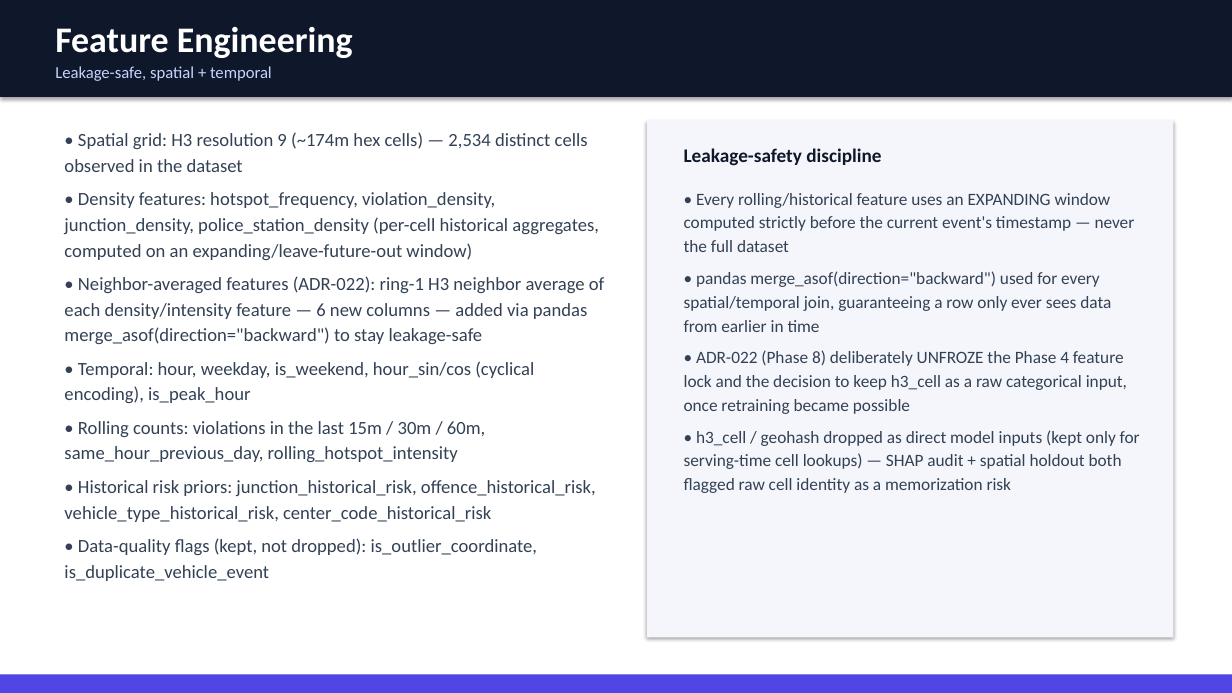
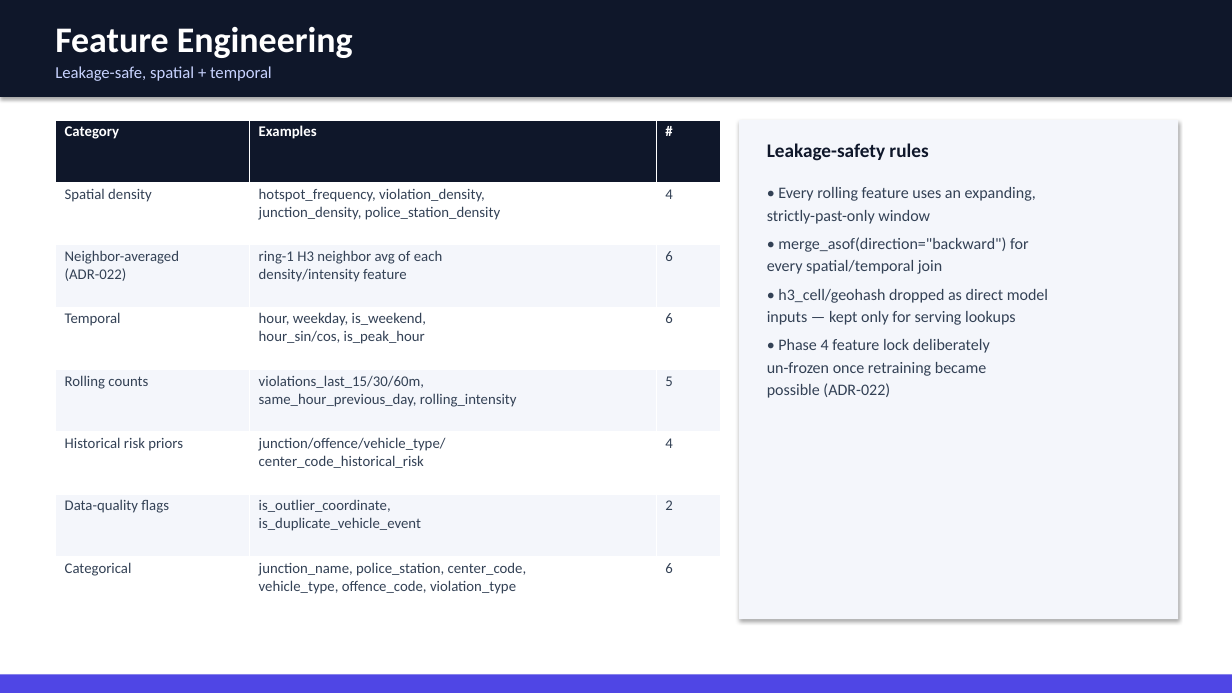
Before and after one commit to Kshitiz0809/Namma_Traffic, a slide deck: slide 4 of slides/Parking_Intelligence_Deck.pptx. Drawn at 1232x693 pixels with LibreOffice and Linux fonts; fonts in the diff are those of the drawing. Boxes give left, top, right and bottom in pixels: in the first picture for what was removed or moved away, otherwise in the second. Text is boxed around its words. In the diff, an @@ line names an element or a change of style, - is before the commit and + after.

Commit message:
Replace dense bullet paragraphs in slide deck with tables and charts
Every slide that was describing numbers in prose now uses a table or a
native PPTX bar/pie chart instead: model comparison table, multi-horizon
bar chart, risk-weight pie chart, spatial holdout drop bar chart,
regularization sweep bar chart, risk-distribution pie chart, schema/
feature/API/limitations tables. Bullet text kept to short one-liners.

```diff
--- a/slides/Parking_Intelligence_Deck.pptx
+++ b/slides/Parking_Intelligence_Deck.pptx
@@ table added at <box>55,120,721,619</box>, 8 rows, 3 columns @@
+Category | Examples | #
+Spatial density | hotspot_frequency, violation_density, / junction_density, police_station_density | 4
+Neighbor-averaged / (ADR-022) | ring-1 H3 neighbor avg of each / density/intensity feature | 6
+Temporal | hour, weekday, is_weekend, / hour_sin/cos, is_peak_hour | 6
+Rolling counts | violations_last_15/30/60m, / same_hour_previous_day, rolling_intensity | 5
+Historical risk priors | junction/offence/vehicle_type/ / center_code_historical_risk | 4
+Data-quality flags | is_outlier_coordinate, / is_duplicate_vehicle_event | 2
+Categorical | junction_name, police_station, center_code, / vehicle_type, offence_code, violation_type | 6
@@ text removed at <box>64,132,604,581</box> @@
-• Spatial grid: H3 resolution 9 (~174m hex cells) — 2,534 distinct cells observed in the dataset
-• Density features: hotspot_frequency, violation_density, junction_density, police_station_density (per-cell historical aggregates, computed on an expanding/leave-future-out window)
-• Neighbor-averaged features (ADR-022): ring-1 H3 neighbor average of each density/intensity feature — 6 new columns — added via pandas merge_asof(direction="backward") to stay leakage-safe
-• Temporal: hour, weekday, is_weekend, hour_sin/cos (cyclical encoding), is_peak_hour
-• Rolling counts: violations in the last 15m / 30m / 60m, same_hour_previous_day, rolling_hotspot_intensity
-• Historical risk priors: junction_historical_risk, offence_historical_risk, vehicle_type_historical_risk, center_code_historical_risk
-• Data-quality flags (kept, not dropped): is_outlier_coordinate, is_duplicate_vehicle_event
@@ rectangle: place and size @@
-rectangle at <box>647,120,1174,638</box>
+rectangle at <box>739,120,1178,619</box>
@@ text at <box>767,143,928,161</box>: text changed @@
-Leakage-safety discipline
+Leakage-safety rules
@@ text at <box>767,187,1048,398</box>: text changed; size 13.5 to 12.5 pt @@
-• Every rolling/historical feature uses an EXPANDING window computed strictly before the current event's timestamp — never the full dataset
-• pandas merge_asof(direction="backward") used for every spatial/temporal join, guaranteeing a row only ever sees data from earlier in time
-• ADR-022 (Phase 8) deliberately UNFROZE the Phase 4 feature lock and the decision to keep h3_cell as a raw categorical input, once retraining became possible
-• h3_cell / geohash dropped as direct model inputs (kept only for serving-time cell lookups) — SHAP audit + spatial holdout both flagged raw cell identity as a memorization risk
+• Every rolling feature uses an expanding,
+strictly-past-only window
+• merge_asof(direction="backward") for
+every spatial/temporal join
+• h3_cell/geohash dropped as direct model
+inputs — kept only for serving lookups
+• Phase 4 feature lock deliberately
+un-frozen once retraining became
+possible (ADR-022)
```
Also in this commit, not shown: 10 other slides changed, 1 other file.
